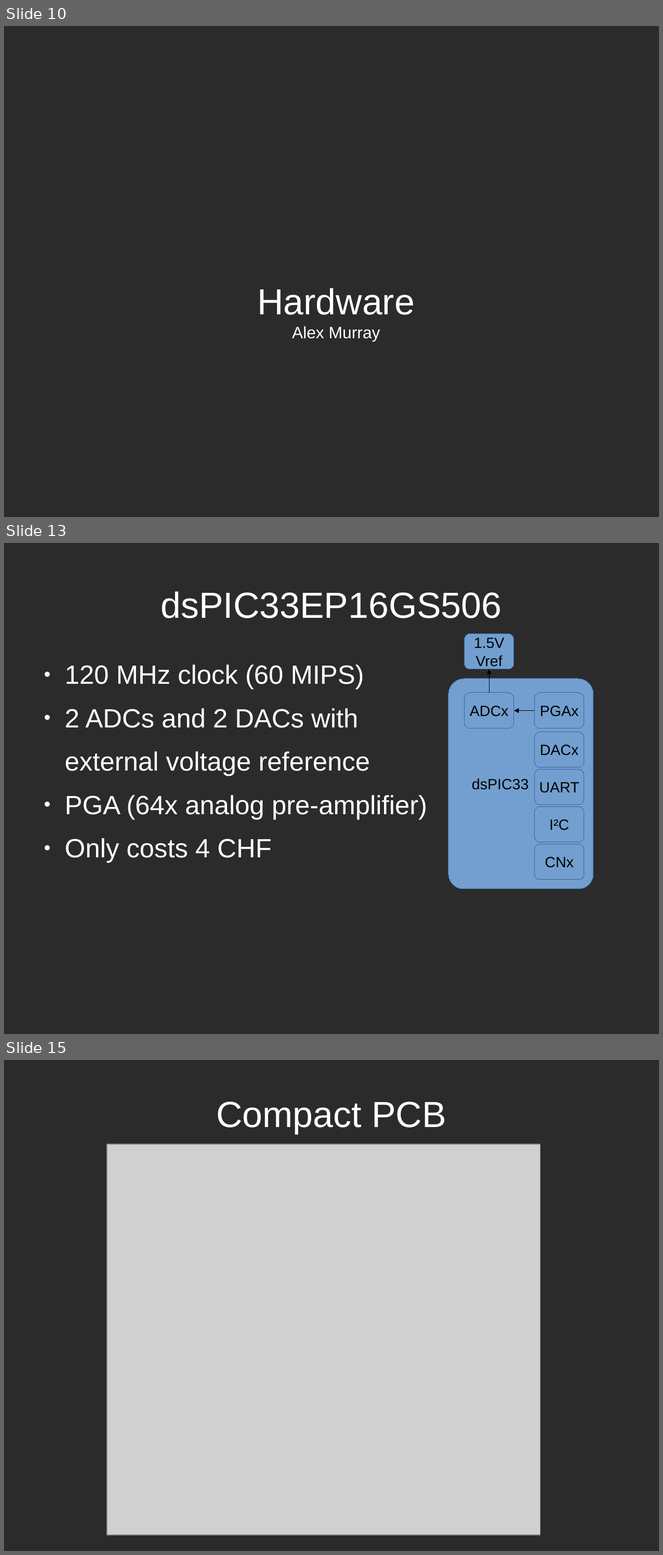
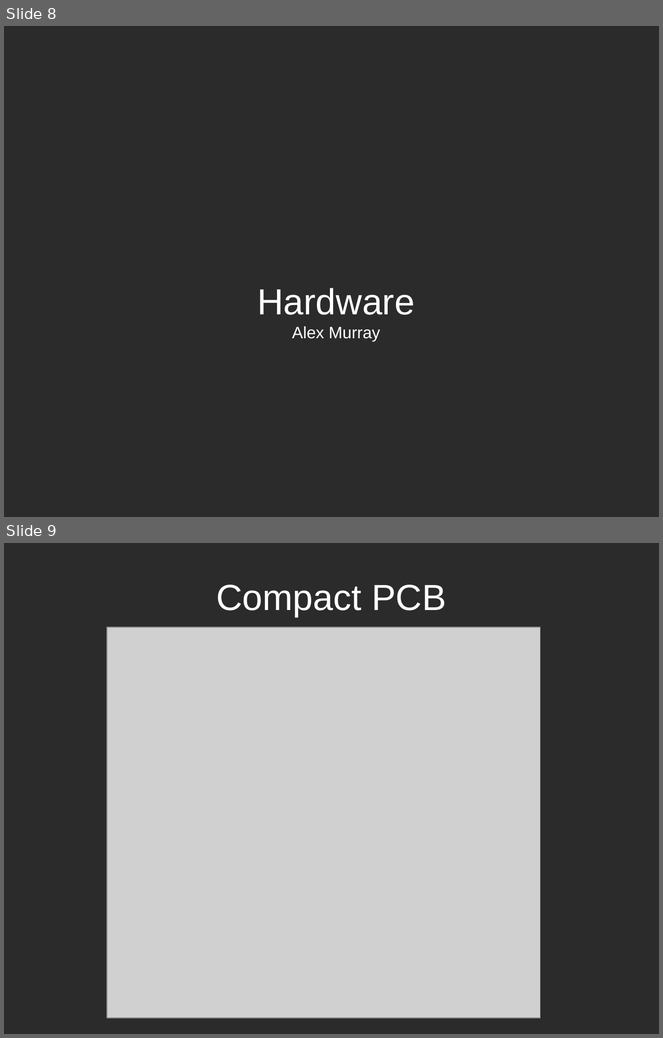
Before and after one commit to TheComet/bat6, a slide deck: doc/presentation/libreoffice/presentation.odp. Shown one above the other, each under a label of ours: slides 10, 13 and 15 before the commit, slides 8 and 9 after it; the slides between them are not shown. The pictures are 663x1555 and 663x1038 pixels, drawn with LibreOffice and Linux fonts; fonts in the diff are those of the drawing; grey boxes stand for pictures; background and template pictures are left out; a plain dark background stands for a picture behind light text. Boxes give left, top, right and bottom in pixels: in the first picture for what was removed or moved away, otherwise in the second. Text is boxed around its words. In the diff, an @@ line names an element or a change of style, - is before the commit and + after.

```diff
--- a/doc/presentation/libreoffice/presentation.odp
+++ b/doc/presentation/libreoffice/presentation.odp
@@ slide 13 removed at <box>4,543,659,1034</box>, background picture (left out) @@
@@ title removed at <box>161,591,502,618</box> @@
-dsPIC33EP16GS506
@@ text removed at <box>65,665,427,863</box> @@
-● 120 MHz clock (60 MIPS)
-● 2 ADCs and 2 DACs with
-external voltage reference
-● PGA (64x analog pre-amplifier)
-● Only costs 4 CHF
@@ group removed at <box>449,633,594,889</box>: 7 rounded rectangles, 2 elbow arrows, 1 freeform shape @@
-dsPIC33
-ADCx
-PGAx
-DACx
-I²C
-UART
-1.5V
-Vref
-CNx
@@ what was slide 10 is now slide 8 @@
@@ what was slide 15 is now slide 9 @@
```
Also in this commit, not shown: 3 slides changed, 5 slides added, 10 other slides removed.
